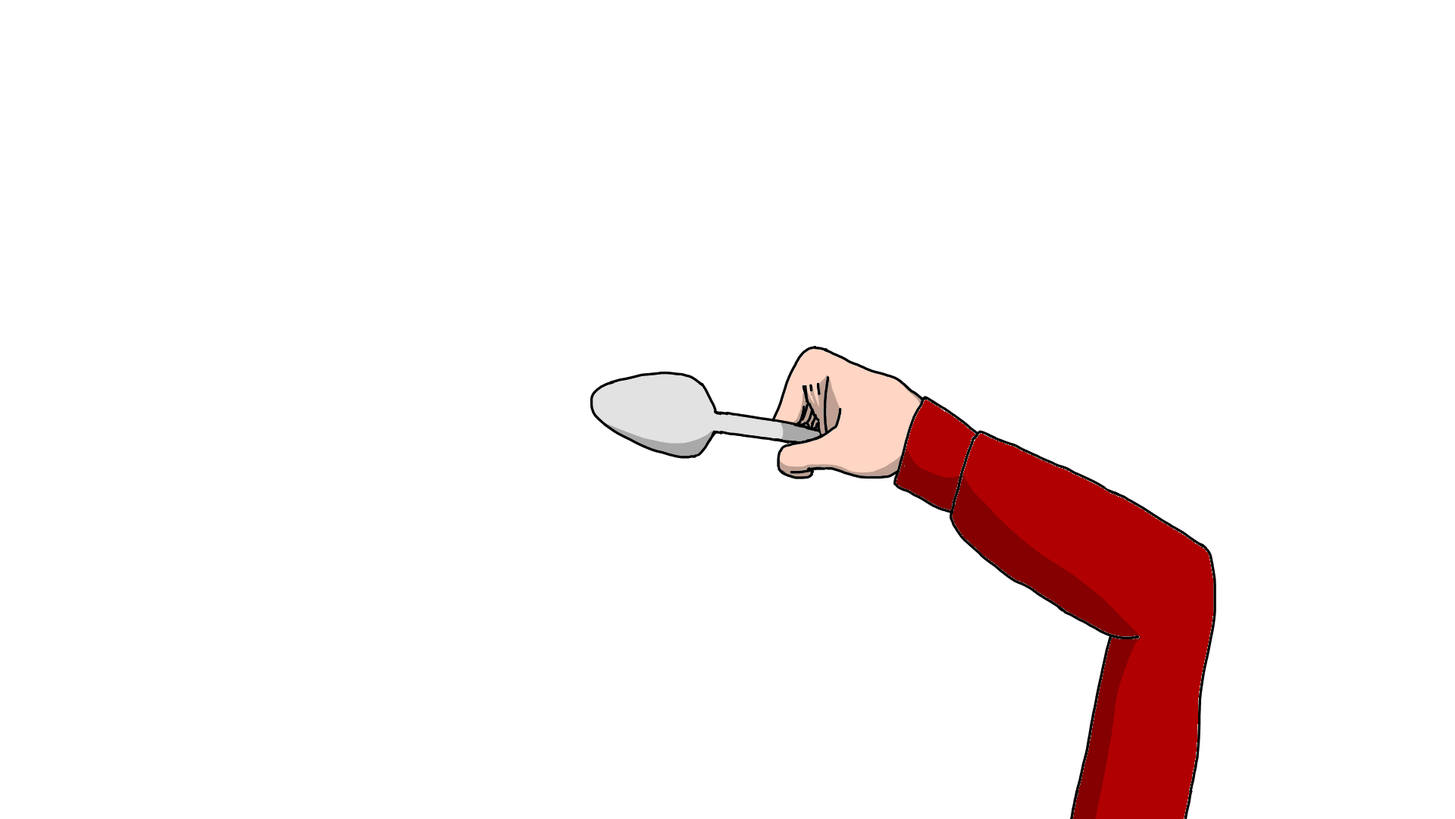
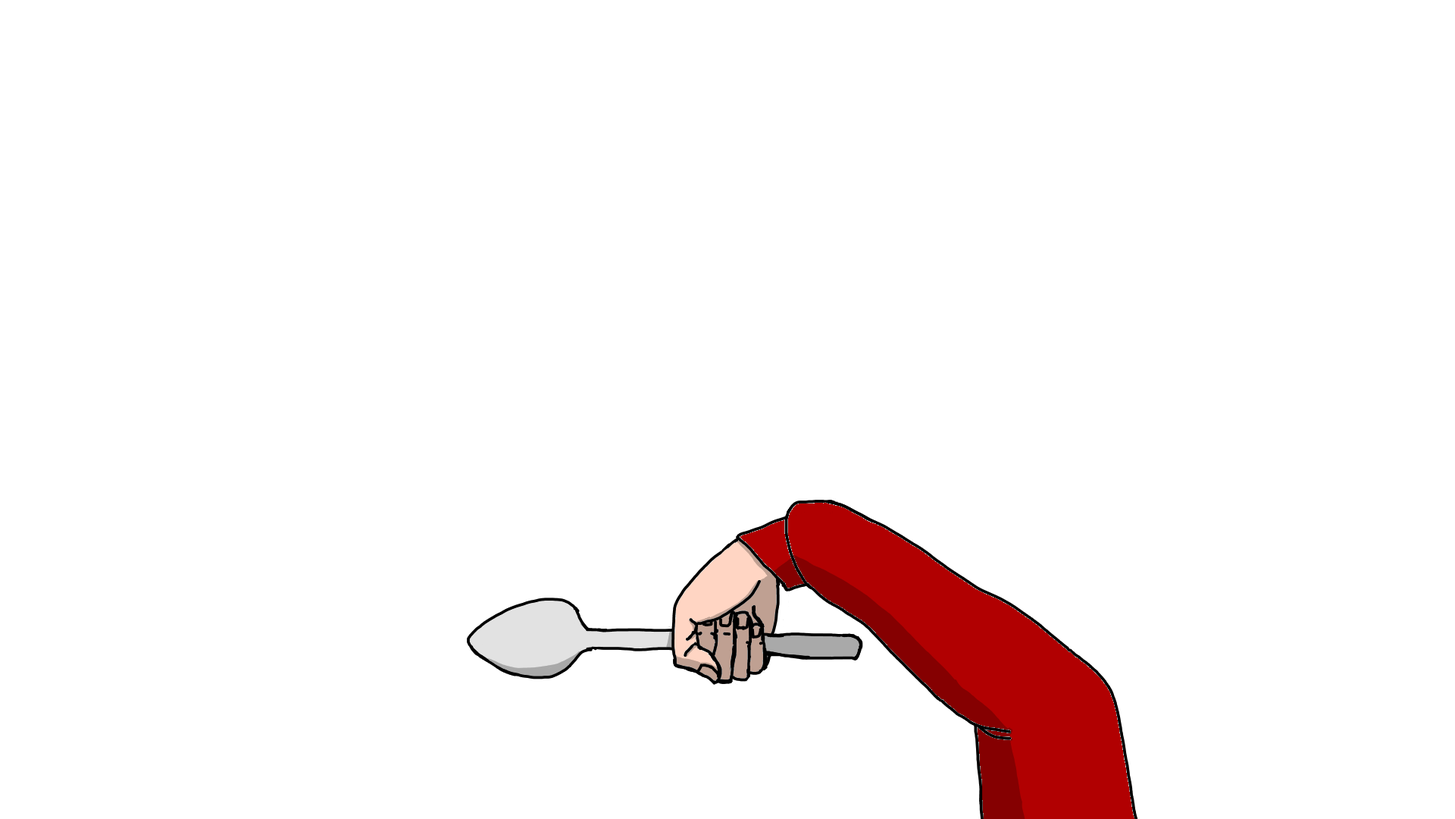
Comparing the layer stacks of the two 1455 × 819 images. Changes:
added layer "spoon sh 4" (25%) above "spoon 4" over [466,582,874,680]
added layer "spoon 4" above "spoon col 4" over [466,582,874,680]
added layer "spoon col 4" above "right hand sh 4" over [466,582,874,680]
added layer "right hand sh 4" (25%) above "right arm sh 4" over [630,533,825,685]
renamed "right sh 4" to "right arm sh 4", opacity 100% → 25%, painted on it over [727,533,1068,819]
hid "spoon sh 3" over [582,345,1217,819]
hid "spoon 3" over [589,345,825,480]
hid "right sh 3" over [776,345,1165,819]
added layer "right hand 4" above "right arm 4" over [466,485,922,685]
renamed "right 4" to "right arm 4", painted on it over [630,345,1165,819]
added layer "right color hand 4" above "right color arm 4" over [630,533,825,685]
added layer "right color arm 4" above "hand 4" over [630,485,1165,819]
hid "right 3", painted on it over [727,345,1217,819]
hid "Right color 3" over [727,345,1217,819]
